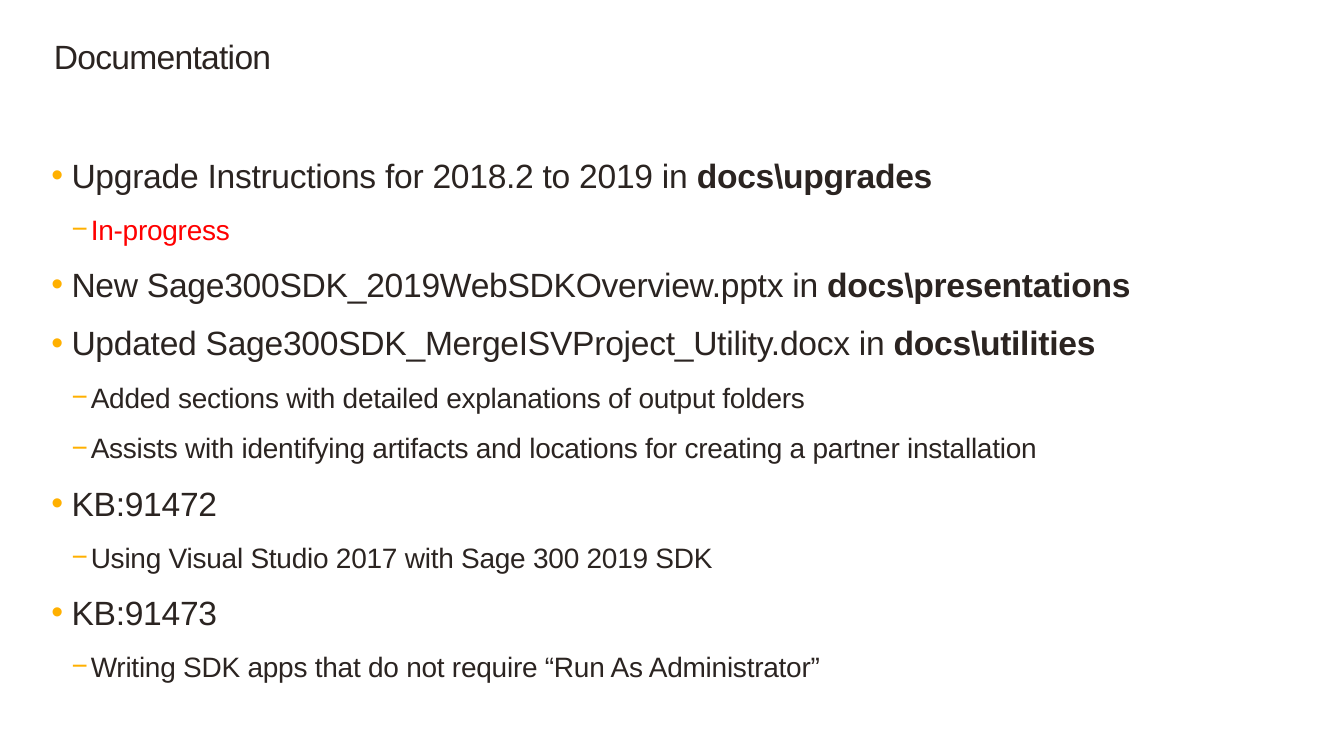
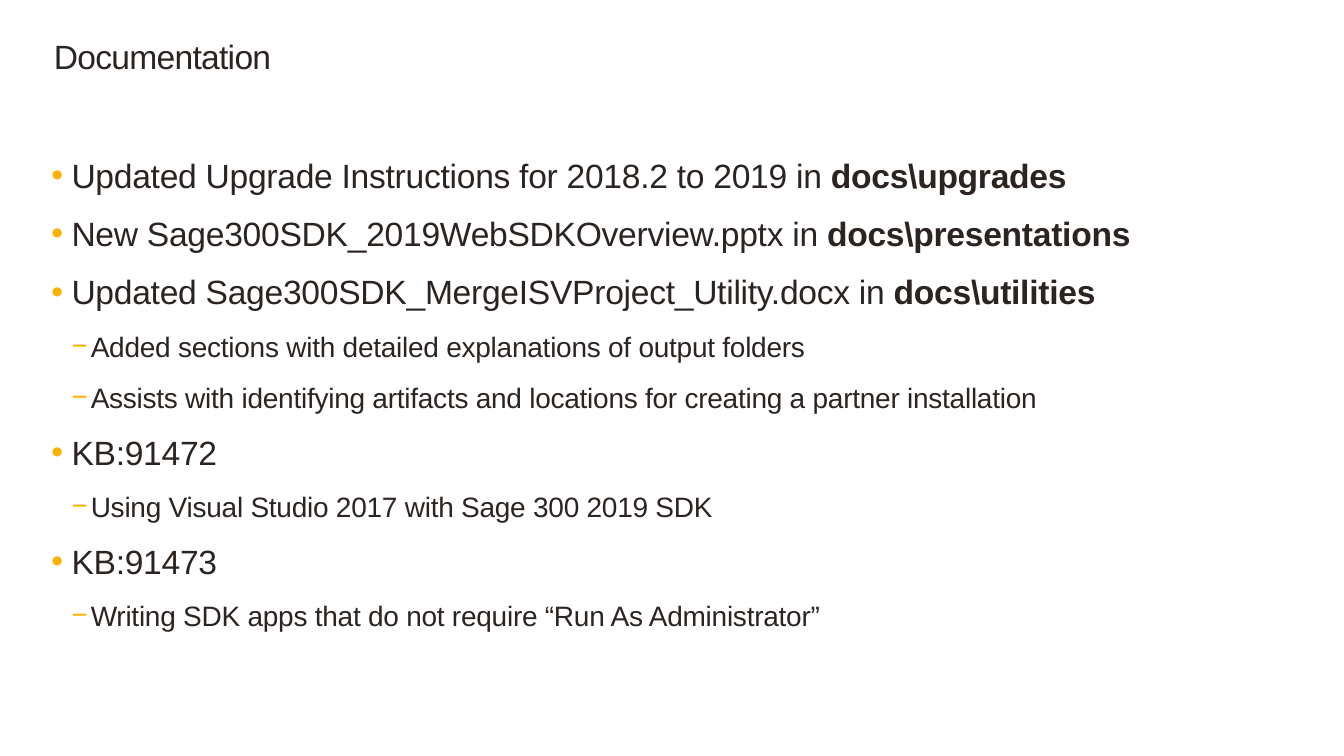
Before and after one commit to SageNADev/Sage300-SDK, a slide deck: slide 7 of docs/presentations/Sage300SDK_2019WebSDKOverview.pptx (slide 5 before the commit). Drawn at 1344x756 pixels with LibreOffice and Linux fonts; fonts in the diff are those of the drawing; background and template pictures are left out. Boxes give left, top, right and bottom in pixels: in the first picture for what was removed or moved away, otherwise in the second. Text is boxed around its words. In the diff, an @@ line names an element or a change of style, - is before the commit and + after.

```diff
--- a/docs/presentations/Sage300SDK_2019WebSDKOverview.pptx
+++ b/docs/presentations/Sage300SDK_2019WebSDKOverview.pptx
@@ text at (x1=72, y1=163, x2=1067, y2=195): text changed @@
-  • Upgrade Instructions for 2018.2 to 2019 in docs\upgrades
-    − In-progress
+  • Updated Upgrade Instructions for 2018.2 to 2019 in docs\upgrades
```
Also in this commit, not shown: 5 other slides changed, 2 slides added, 1 slide removed.
